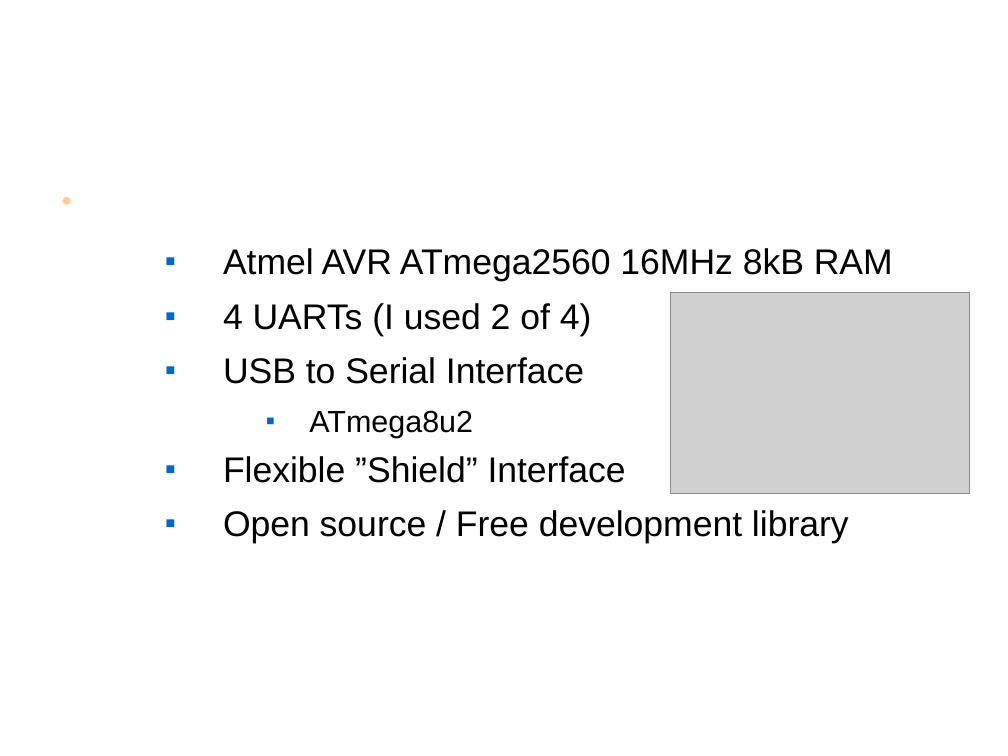
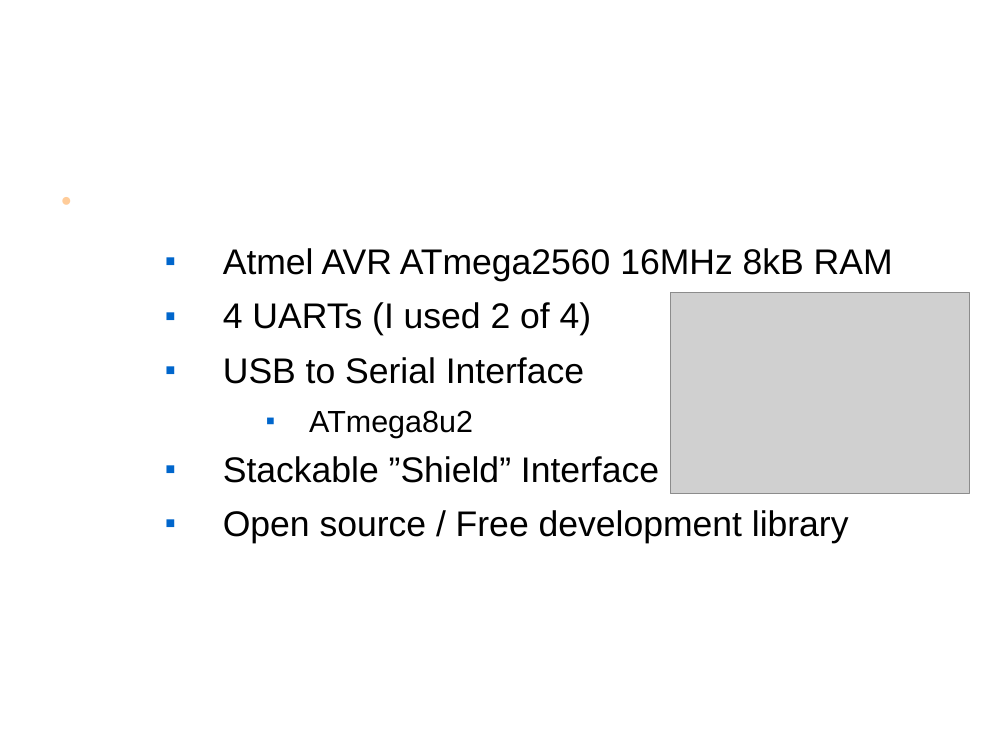
Before and after one commit to mwales/ArduinoKeyLogger, a slide deck: slide 5 of docs/Presentation.ppt (slide 4 before the commit). Drawn at 1008x756 pixels with LibreOffice and Linux fonts; fonts in the diff are those of the drawing; grey boxes stand for pictures; background and template pictures are left out. Boxes give left, top, right and bottom in pixels: in the first picture for what was removed or moved away, otherwise in the second. Text is boxed around its words. In the diff, an @@ line names an element or a change of style, - is before the commit and + after.

```diff
--- a/docs/Presentation.ppt
+++ b/docs/Presentation.ppt
@@ text at bbox=[223, 456, 659, 483]: text changed @@
-  ■ Flexible ”Shield” Interface
+  ■ Stackable ”Shield” Interface
```
Also in this commit, not shown: 6 other slides changed, 2 slides added.
